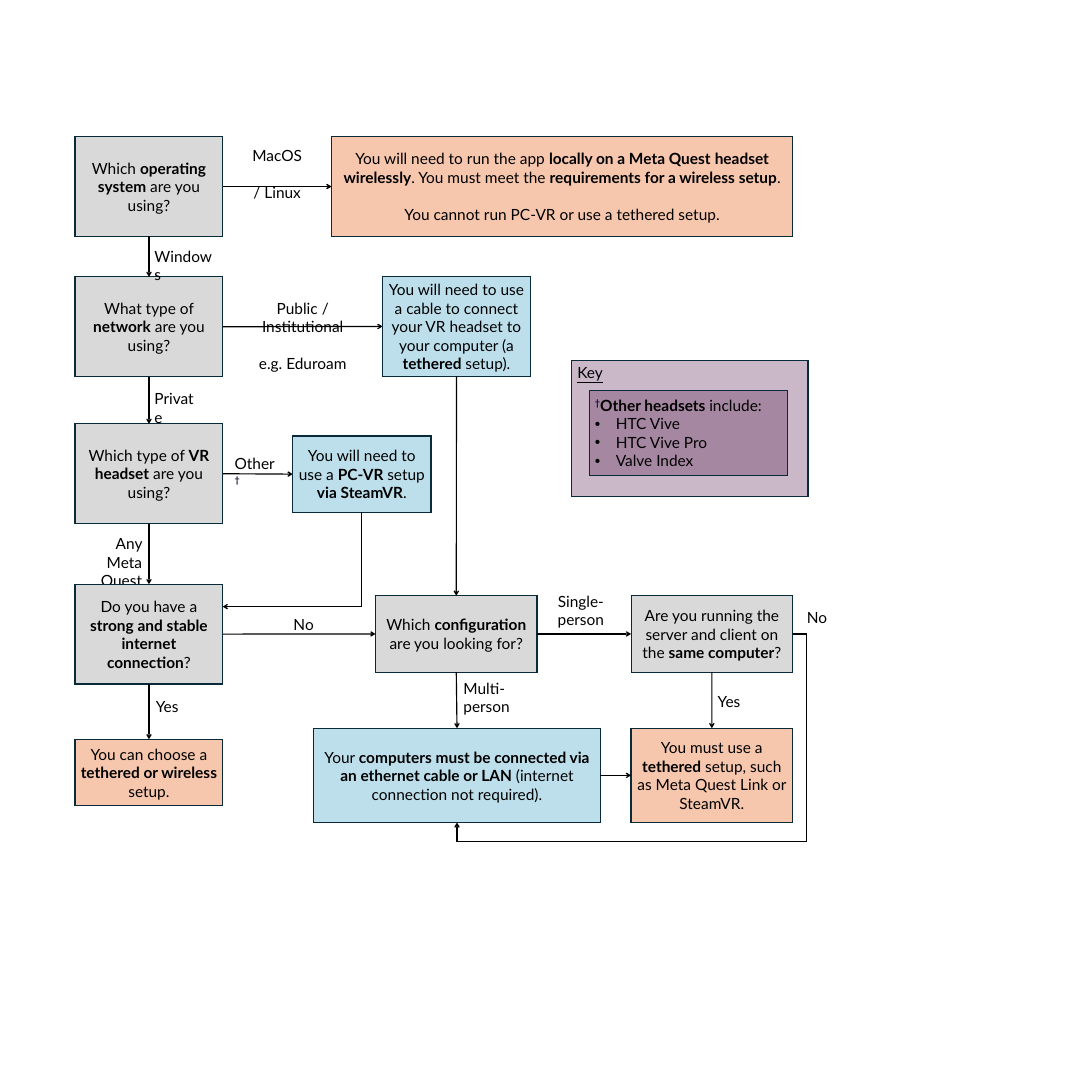
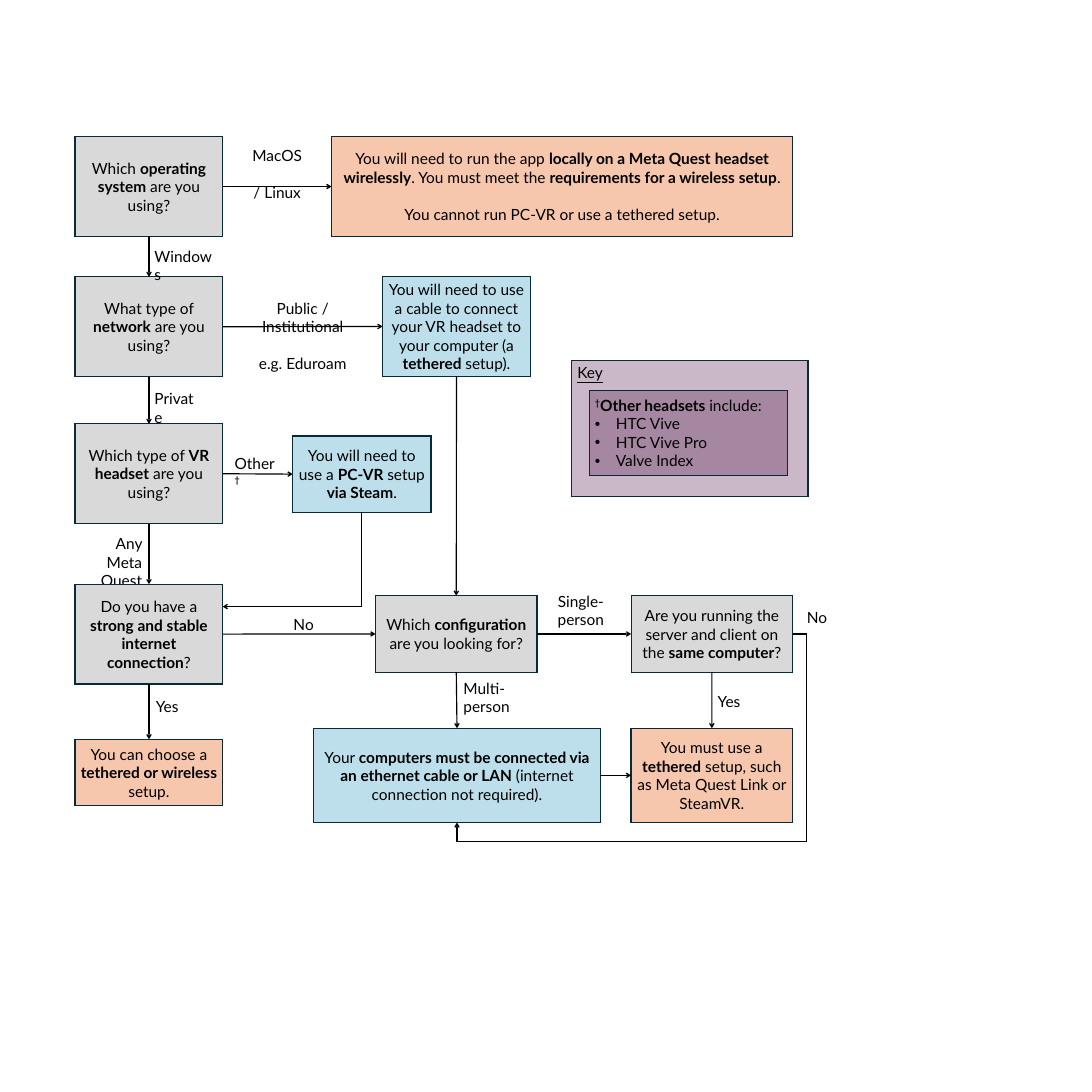
Before and after one commit to IRL2/nanover-docs, a slide deck: slide 1 of source/assets/flow-chart.pptx. Drawn at 1092x1092 pixels with LibreOffice and Linux fonts; fonts in the diff are those of the drawing. Boxes give left, top, right and bottom in pixels: in the first picture for what was removed or moved away, otherwise in the second. Text is boxed around its words. In the diff, an @@ line names an element or a change of style, - is before the commit and + after.

Commit message:
Update nanover-imd installation & tutorial pages (#125)
* add SteamLink to options for PC-VR

Add Steam Link to options for PC-VR in the NanoVer iMD part of the installation page.

* Update flow diagram

The flow diagram stated that if someone is using "other" as their type of VR headset, then they must use SteamVR. This is not correct, they can actually use SteamVR (tethered) or SteamLink (wireless). This has been corrected in the 2nd blue box from the top in the flow diagram (both in the powerpoint source file and the png).

```diff
--- a/source/assets/flow-chart.pptx
+++ b/source/assets/flow-chart.pptx
@@ text in rectangle at [299,449,425,498]: text changed @@
-You will need to use a PC-VR setup via SteamVR.
+You will need to use a PC-VR setup via Steam.
```
Also in this commit, not shown: 2 other files.
